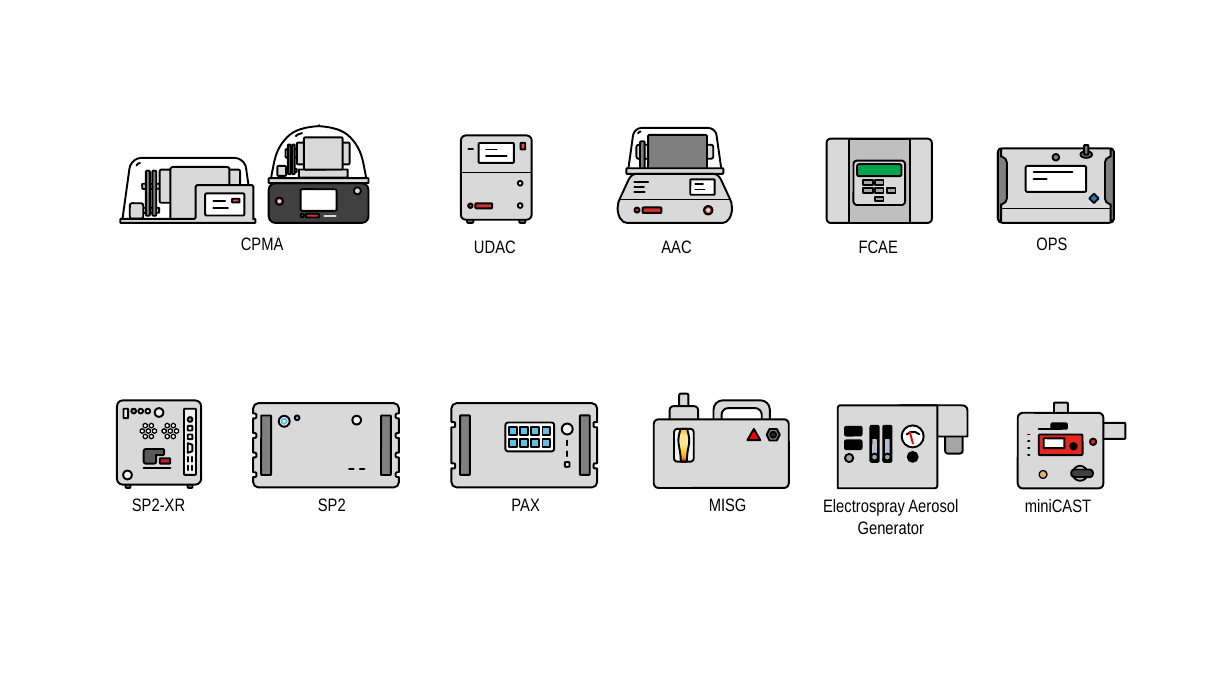
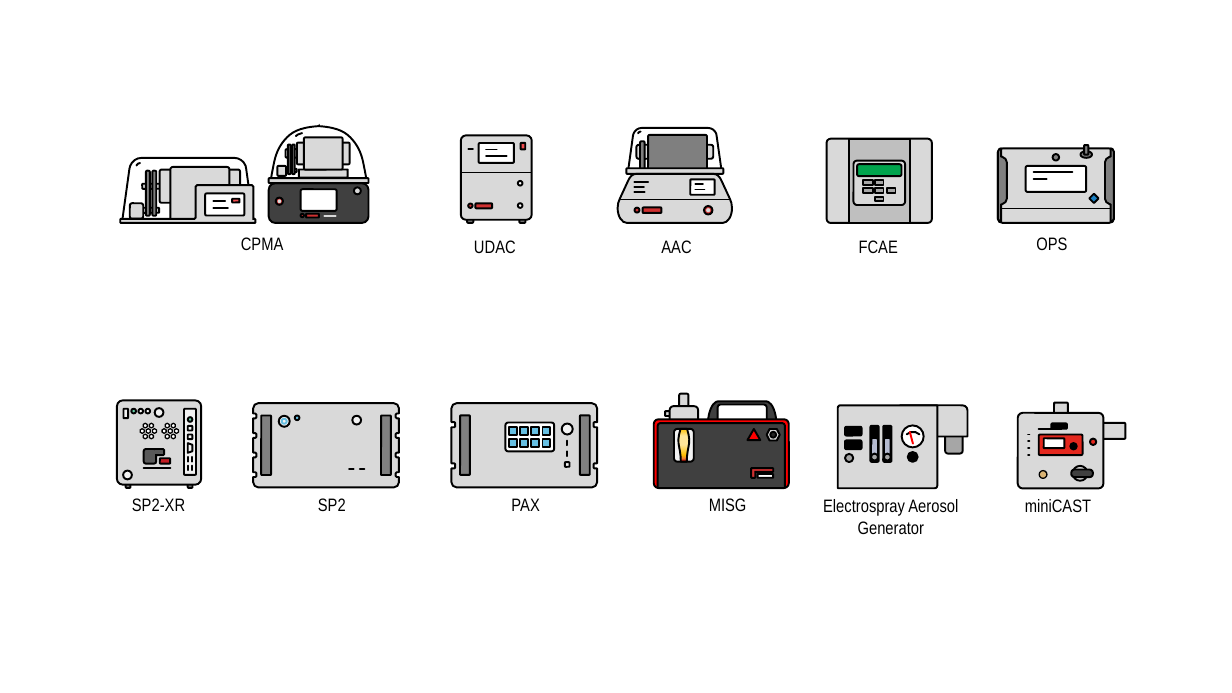
Before and after one commit to tsipkens/aerosol-icon-project, a slide deck: slide 2 of icons.pptx. Drawn at 1232x693 pixels with LibreOffice and Linux fonts; fonts in the diff are those of the drawing. Boxes give left, top, right and bottom in pixels: in the first picture for what was removed or moved away, otherwise in the second. Text is boxed around its words. In the diff, an @@ line names an element or a change of style, - is before the commit and + after.

```diff
--- a/icons.pptx
+++ b/icons.pptx
@@ freeform shape: place and size @@
-freeform shape at [714,400,770,427]
+freeform shape at [708,401,776,424]
@@ freeform shape at [708,401,776,424]: fill #D9D9D9 to #404040 @@
@@ rounded rectangle at [654,420,789,488]: fill #D9D9D9 to #FF0000 @@
@@ hexagon at [767,429,780,440]: fill #808080 to #D9D9D9 @@
@@ group added at [658,411,786,488]: 2 rounded rectangles, 2 freeform shapes @@
```
Also in this commit, not shown: 1 other slide changed, 1 other file.
